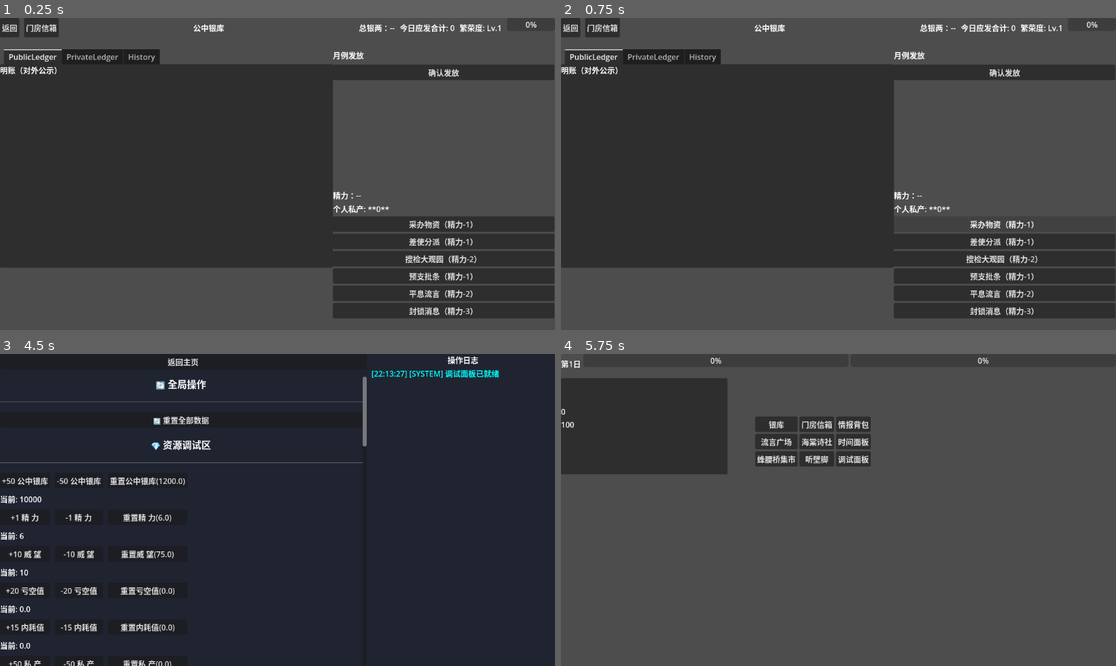
Above: before the commit, frames 1-4 (two rows, left to right).
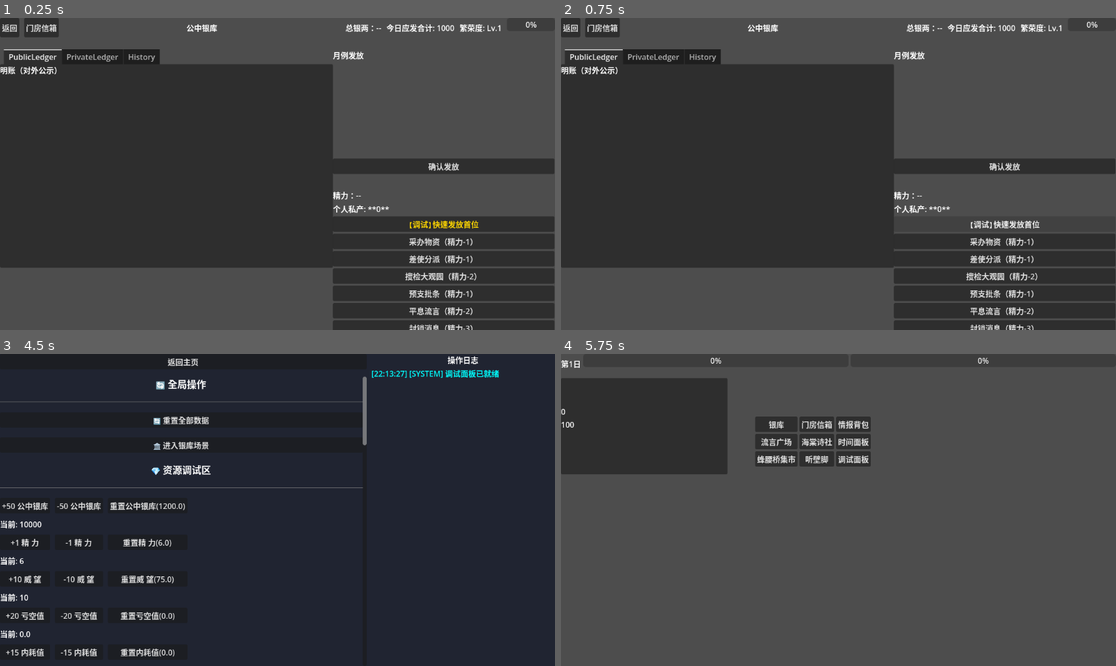
Above: after the commit, the same moments.

Repository: caifangwen/honglou
Game: Godot game, scene res://scenes/Treasury.tscn
The game is run twice, just before and just after one commit, with the same random seed, the same clock (stepped at 60 frames per second) and the same inputs. This scene is started directly instead of the project's main scene.
Inputs (mouse positions are in pixels of both pictures, inside the frame that each line leads up to):
- Up to frame 1 (0.25 s): no input
- Up to frame 2 (0.75 s): click (1005, 223) at 0.5 s, where only the run after the commit has a clickable "【调试】快速发放首位"
- Up to frame 3 (4.5 s): click "返回" at 1.25 s; click "银库" at 2 s; click "门房信箱" at 2.75 s; click "返回" at 3.5 s; click "调试面板" at 4.25 s
- Up to frame 4 (5.75 s): click "返回主页" at 5 s

The runs differ from the first frame. In frame 1, 6.4% of the frame differs, in the area x 33-100%, y 2-100%; in frame 2, 6.3%; in frame 3, 4.9%; in frame 4, nothing differs.
Error before the commit: Invalid call. Nonexistent function 'get' in base 'Nil'. (res://scripts/autoload/StaminaManager.gd:55)

Commit message:
发放月银列表 seed

Diff:
--- a/scenes/Treasury.tscn
+++ b/scenes/Treasury.tscn
@@ -109,9 +109,11 @@
 
 [node name="PlayerAllocationList" type="ScrollContainer" parent="AllocationPanel"]
 layout_mode = 2
+size_flags_vertical = 3
 
 [node name="PlayerAllocationVBox" type="VBoxContainer" parent="AllocationPanel/PlayerAllocationList"]
 layout_mode = 2
+size_flags_horizontal = 3
 
 [node name="ConfirmAllocationBtn" type="Button" parent="AllocationPanel"]
 layout_mode = 2
@@ -131,6 +133,11 @@
 [node name="PrivateAssetsLabel" type="Label" parent="ActionPanel"]
 layout_mode = 2
 text = "个人私产: **0**"
+
+[node name="DebugAllowanceBtn" type="Button" parent="ActionPanel"]
+layout_mode = 2
+theme_override_colors/font_color = Color(1, 0.843137, 0, 1)
+text = "【调试】快速发放首位"
 
 [node name="ProcureBtn" type="Button" parent="ActionPanel"]
 layout_mode = 2
--- a/scripts/SupabaseTest.gd
+++ b/scripts/SupabaseTest.gd
@@ -17,6 +17,10 @@
     # 2. 读取 treasury 表
     print("2. 正在读取 treasury 表...")
     SupabaseManager.get_from_table("treasury")
+
+    # 3. 读取 players 表
+    print("3. 正在读取 players 表...")
+    SupabaseManager.get_from_table("players")
 
     # 4. 读取 map_locations 表
     print("4. 正在读取 map_locations 表...")
@@ -54,6 +58,11 @@
             else:
                 print("   [Treasury] 未找到数据。")
 
+        "players":
+            if result.size() > 0:
+                print("   [Players] 找到玩家数量: ", result.size())
+            else:
+                print("   [Players] 未找到玩家。")
         "map_locations":
             print("4. 全部 5 个地点名称:")
             for loc in result:
--- a/scripts/ui/DebugPanelUI.gd
+++ b/scripts/ui/DebugPanelUI.gd
@@ -36,6 +36,7 @@
 
 	_create_header("🔄 全局操作")
 	_create_reset_button()
+	_create_jump_to_treasury()
 
 	_create_header("💎 资源调试区")
 	_setup_resource_debug()
@@ -70,6 +71,12 @@
 
 	var hs = HSeparator.new()
 	content_vbox.add_child(hs)
+
+func _create_jump_to_treasury():
+	var btn = Button.new()
+	btn.text = "🏛️ 进入银库场景"
+	btn.pressed.connect(func(): get_tree().change_scene_to_file("res://scenes/Treasury.tscn"))
+	content_vbox.add_child(btn)
 
 func _log(msg: String, type: String = "INFO"):
 	var time = Time.get_time_string_from_system()
--- a/scripts/ui/TreasuryUI.gd
+++ b/scripts/ui/TreasuryUI.gd
@@ -8,6 +8,7 @@
 @onready var stamina_label: Label = $ActionPanel/StaminaDisplay
 @onready var private_assets_label: Label = get_node_or_null("ActionPanel/PrivateAssetsLabel")
 @onready var prosperity_label: Label = get_node_or_null("Header/ProsperityLabel")
+@onready var debug_allowance_btn: Button = get_node_or_null("ActionPanel/DebugAllowanceBtn")
 
 @onready var public_ledger_view: ScrollContainer = $TabContainer/PublicLedger/LedgerList
 @onready var private_ledger_view: ScrollContainer = $TabContainer/PrivateLedger/PrivateLedgerList
@@ -28,6 +29,9 @@
 	# 导航按钮连接
 	$Header/BackBtn.pressed.connect(_on_BackBtn_pressed)
 	$Header/InboxBtn.pressed.connect(_on_InboxBtn_pressed)
+
+	if debug_allowance_btn:
+		debug_allowance_btn.pressed.connect(_on_DebugAllowanceBtn_pressed)
 
 	# 设置实时监听
 	SupabaseManager.subscribe_to_table("treasury")
@@ -60,30 +64,37 @@
 	var game_id = GameState.current_game_id
 	var steward_uid = SupabaseManager.current_uid
 
-	# 1. 获取 steward_accounts (旧逻辑保留以防万一)
-	var s_res = await SupabaseManager.db_get("/rest/v1/steward_accounts?steward_uid=eq.%s&game_id=eq.%s&select=*" % [steward_uid, game_id])
-	if s_res["code"] == 200 and not s_res["data"].is_empty():
-		current_steward_data = s_res["data"][0]
-
-	# 2. 获取 players 表中的最新私产 (新逻辑)
-	var p_res = await SupabaseManager.db_get("/rest/v1/players?auth_uid=eq.%s&select=private_silver" % steward_uid)
+	# 1. 获取 players 表中的最新私产和精力 (新逻辑)
+	var p_res = await SupabaseManager.db_get("/rest/v1/players?auth_uid=eq.%s&select=*" % steward_uid)
 	if p_res["code"] == 200 and not p_res["data"].is_empty():
-		var private_silver = p_res["data"][0].get("private_silver", 0)
+		var p_data = p_res["data"][0]
+		var private_silver = p_data.get("private_silver", 0)
+		var current_stamina = p_data.get("stamina", 0)
+		var max_stamina = p_data.get("stamina_max", 6)
+
 		if private_assets_label:
 			private_assets_label.text = "个人私产: **%d**" % private_silver
+		if stamina_label:
+			stamina_label.text = "精力: %d/%d" % [current_stamina, max_stamina]
+
 		# 同步到 PlayerState
 		PlayerState.silver = private_silver
+		PlayerState.stamina = current_stamina
+		PlayerState.stamina_max = max_stamina
+		PlayerState.player_db_id = p_data.get("id", "")
 
 func _refresh_allowance_data() -> void:
 	var game_id = GameState.current_game_id
 
-	# 1. 获取今日汇总
-	var today = Time.get_date_string_from_system()
-	var summary_res = await SupabaseManager.db_get("/rest/v1/allowance_records?game_id=eq.%s&issued_at=gte.%s&select=amount_public.sum()" % [game_id, today])
-	if summary_res["code"] == 200 and not summary_res["data"].is_empty():
-		var total_today = summary_res["data"][0].get("sum", 0)
-		if today_summary_label:
-			today_summary_label.text = "今日应发合计: %d" % total_today
+	# 1. 获取今日预计发放合计 (所有玩家的 standard_allowance 之和)
+	# 如果数据库没有这个字段，我们先用固定值 1000 演示，或者计算 players 数量 * 20
+	var p_res = await SupabaseManager.db_get("/rest/v1/players?current_game_id=eq.%s&select=id" % game_id)
+	var total_expected = 1000 # 默认值
+	if p_res["code"] == 200:
+		total_expected = p_res["data"].size() * 20 # 假设每人 20
+
+	if today_summary_label:
+		today_summary_label.text = "今日应发合计: %d" % total_expected
 
 	# 2. 获取历史记录 (按时间倒序)
 	var history_res = await SupabaseManager.db_get("/rest/v1/allowance_records?game_id=eq.%s&order=issued_at.desc&limit=20&select=*,players:player_id(character_name)" % game_id)
@@ -190,21 +201,34 @@
 	if not player_list:
 		return
 
+	var game_id = GameState.current_game_id
+	print("[TreasuryUI] Loading player list for game_id: ", game_id)
+
 	# 获取当前局所有玩家
-	var p_res = await SupabaseManager.db_get("/rest/v1/players?current_game_id=eq.%s&select=id,character_name,role_class" % GameState.current_game_id)
+	var p_res = await SupabaseManager.db_get("/rest/v1/players?current_game_id=eq.%s&select=id,character_name,role_class" % game_id)
 	if p_res["code"] == 200:
 		# 清空旧列表
 		for child in player_list.get_children():
 			child.queue_free()
 
-		for p in p_res["data"]:
-			_add_player_to_list(p)
+		if p_res["data"].is_empty():
+			# 调试：如果没有玩家，尝试不带过滤获取 (仅限测试)
+			print("[TreasuryUI] No players found for this game, trying fallback...")
+			var p_res_all = await SupabaseManager.db_get("/rest/v1/players?limit=10&select=id,character_name,role_class")
+			if p_res_all["code"] == 200:
+				for p in p_res_all["data"]:
+					_add_player_to_list(p)
+		else:
+			for p in p_res["data"]:
+				_add_player_to_list(p)
+	else:
+		push_error("[TreasuryUI] Failed to load players: " + str(p_res.get("error", "Unknown error")))
 
 func _add_player_to_list(player_info: Dictionary) -> void:
 	# 动态创建列表项
 	var item = HBoxContainer.new()
 	var name_label = Label.new()
-	name_label.text = player_info["character_name"]
+	name_label.text = player_info.get("character_name", "未知")
 	name_label.custom_minimum_size = Vector2(100, 0)
 
 	var standard_label = Label.new()
@@ -218,7 +242,7 @@
 
 	var send_btn = Button.new()
 	send_btn.text = "发放"
-	send_btn.pressed.connect(distribute_allowance.bind(player_info["id"], int(actual_input.value), standard))
+	send_btn.pressed.connect(func(): distribute_allowance(player_info["id"], int(actual_input.value), standard))
 
 	item.add_child(name_label)
 	item.add_child(standard_label)
@@ -239,55 +263,55 @@
 		push_error("行动执行失败: " + action_type)
 
 func distribute_allowance(target_uid: String, amount: int, standard: int):
+	# 确保我们有 steward_id
+	var steward_id = PlayerState.player_db_id
+	if steward_id == "":
+		# 尝试从 PlayerState 或数据库重新获取
+		var s_uid = SupabaseManager.current_uid
+		var p_res = await SupabaseManager.db_get("/rest/v1/players?auth_uid=eq.%s&select=id" % s_uid)
+		if p_res["code"] == 200 and not p_res["data"].is_empty():
+			steward_id = p_res["data"][0]["id"]
+			PlayerState.player_db_id = steward_id
+		else:
+			push_error("无法获取管家玩家ID，发放失败")
+			return
+
 	# 1. 调用 Edge Function 处理基础逻辑（扣除银库、记录流水）
 	var body = {
-		"steward_uid": SupabaseManager.current_uid,
+		"steward_uid": steward_id, # 使用 Player UUID
 		"recipient_uid": target_uid,
 		"actual_amount": amount,
 		"standard_amount": standard,
 		"game_id": GameState.current_game_id
 	}
-	var res = await SupabaseManager._post("/functions/v1/distribute-allowance", JSON.stringify(body), true)
-	if res["code"] != 200:
+
+	var res = await SupabaseManager.invoke_function("distribute-allowance", body)
+	if res.has("error") or (res.has("success") and not res["success"]):
 		push_error("发放月例失败: %s" % str(res.get("error", "Unknown error")))
 		return
 
-	# 2. 补全缺失部分：更新目标玩家银两
-	# 使用 players.id 作为 target_uid
+	# 2. 补全缺失部分：更新目标玩家银两 (使用 RPC 更安全)
 	await SupabaseManager.db_rpc("modify_player_stats", {
 		"p_id": target_uid,
 		"silver_delta": amount
 	})
 
-	# 3. 补全缺失部分：更新管家私产 (players.private_silver)
+	# 3. 重新计算亏空百分比并写入 game_state (games 表)
 	var withheld = standard - amount
-	if withheld > 0:
-		# 获取管家在 players 表中的 ID
-		var steward_player_id = PlayerState.player_db_id
-		# 获取当前私产并累加
-		var p_res = await SupabaseManager.db_get("/rest/v1/players?id=eq.%s&select=private_silver" % steward_player_id)
-		var current_private = 0
-		if p_res["code"] == 200 and not p_res["data"].is_empty():
-			current_private = p_res["data"][0].get("private_silver", 0)
-
-		await SupabaseManager.db_update("players", "id=eq.%s" % steward_player_id, {
-			"private_silver": current_private + withheld
-		})
-
-	# 4. 重新计算亏空百分比并写入 game_state (games 表)
 	await _recalculate_deficit(withheld)
 
-	# 5. 刷新 UI
+	# 4. 刷新 UI
 	_refresh_data()
 
 func _recalculate_deficit(delta_withheld: int) -> void:
 	var game_id = GameState.current_game_id
 
-	# 获取历史总额汇总
-	var stats_res = await SupabaseManager.db_get("/rest/v1/allowance_records?game_id=eq.%s&select=amount_public.sum(),withheld_amount.sum()" % game_id)
+	# 获取历史总额汇总 (使用新 RPC)
+	var stats_res = await SupabaseManager.db_rpc("get_treasury_stats", {"p_game_id": game_id})
 	if stats_res["code"] == 200 and not stats_res["data"].is_empty():
-		var total_standard = stats_res["data"][0].get("sum_amount_public", 0)
-		var total_withheld = stats_res["data"][0].get("sum_withheld_amount", 0)
+		var stats = stats_res["data"][0]
+		var total_standard = stats.get("sum_public", 0)
+		var total_withheld = stats.get("sum_withheld", 0)
 
 		var deficit_percent = 0.0
 		if total_standard > 0:
@@ -324,6 +348,18 @@
 func _on_SuppressRumorBtn_pressed() -> void: _on_action_pressed("suppress_rumor")
 func _on_BlockInfoBtn_pressed() -> void: _on_action_pressed("block_intel")
 
+func _on_DebugAllowanceBtn_pressed() -> void:
+	# 调试功能：快速发放给第一个玩家
+	if player_list and player_list.get_child_count() > 0:
+		var first_item = player_list.get_child(0)
+		# 找到发放按钮
+		for child in first_item.get_children():
+			if child is Button and child.text == "发放":
+				child.pressed.emit()
+				print("[Debug] Triggered first player distribution")
+				return
+	print("[Debug] No players to distribute to")
+
 func _on_BackBtn_pressed() -> void:
 	get_tree().change_scene_to_file("res://scenes/Hub.tscn")
 
Not shown, changed: combined_schema.sql
Not shown, added: seed.sql
Not shown, changed: supabase/functions/distribute-allowance/index.ts
